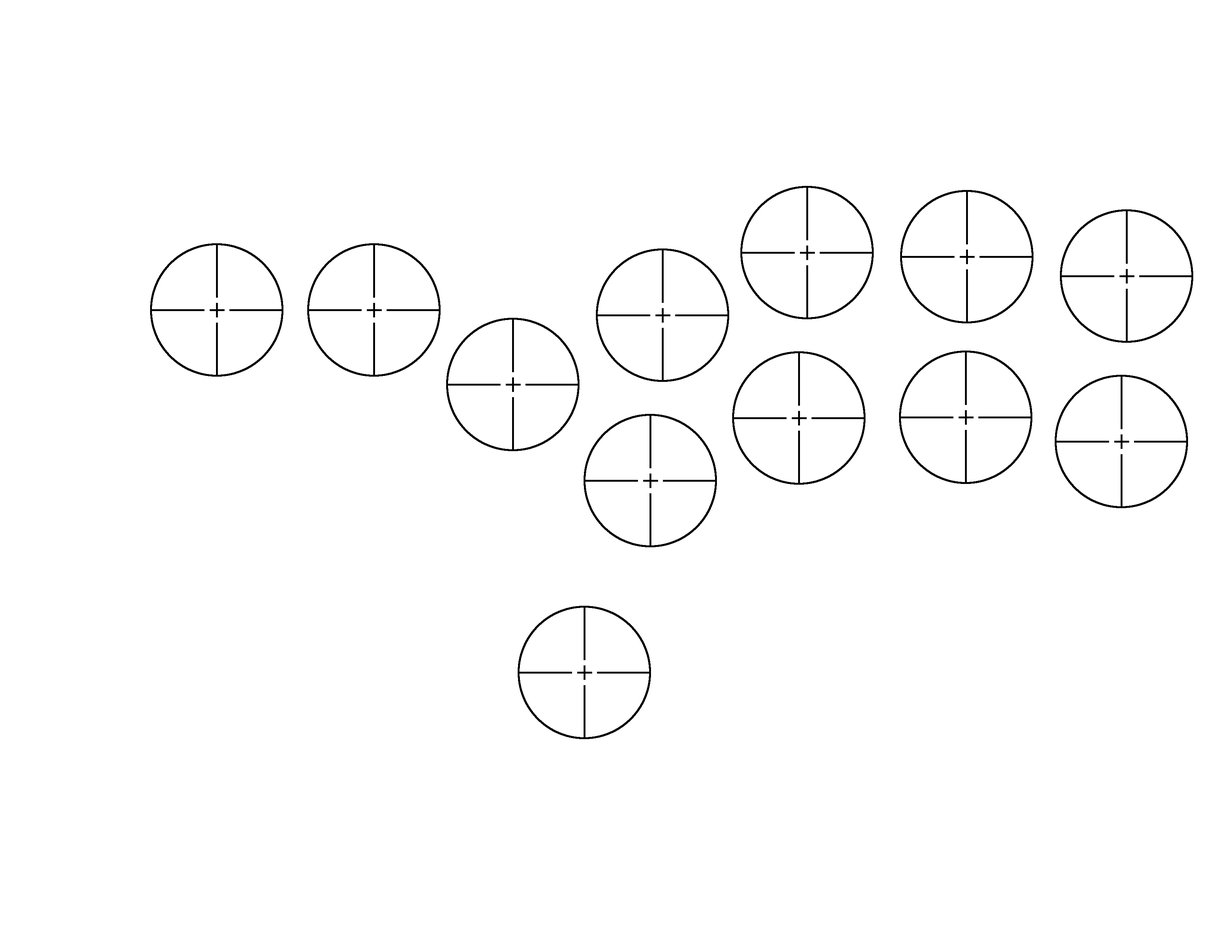
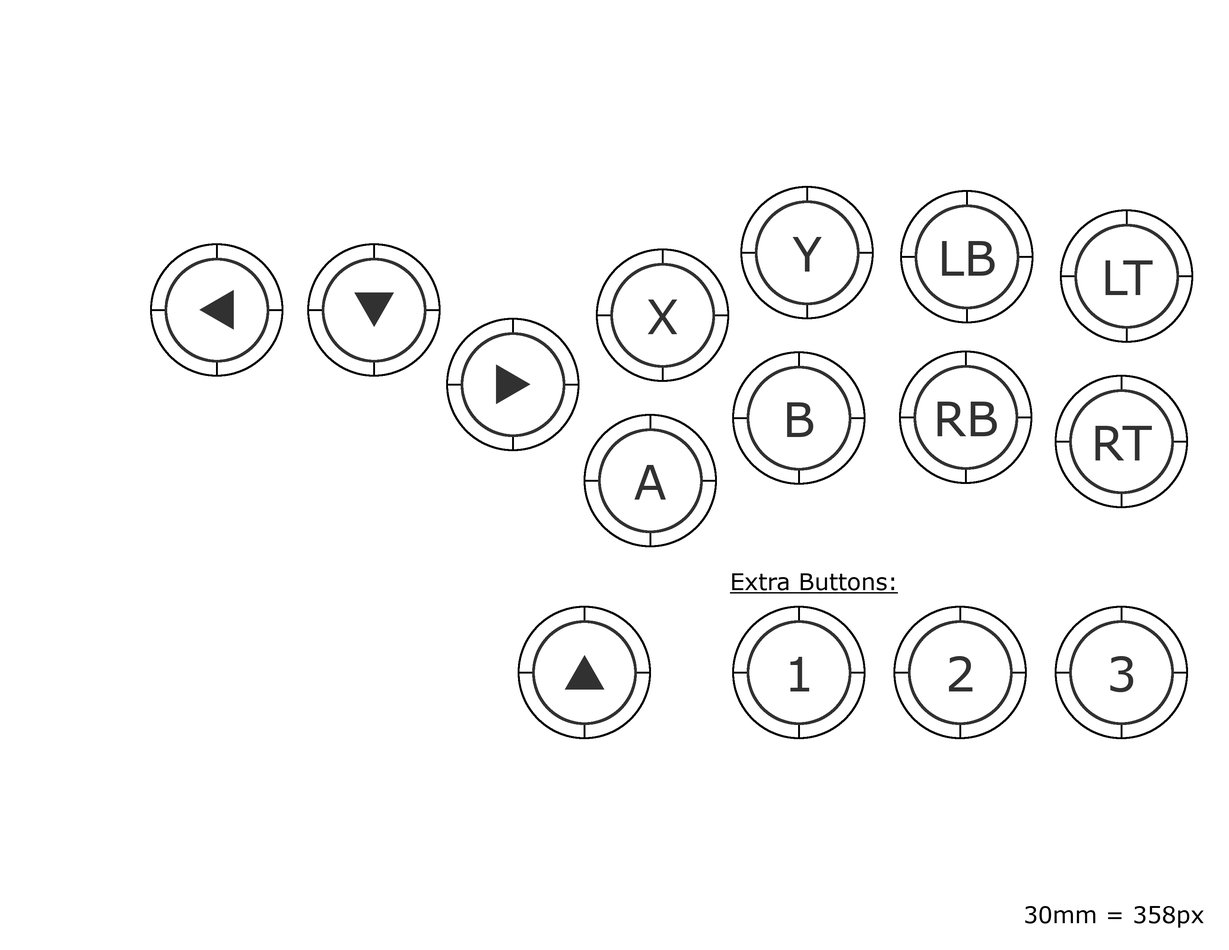
Layer changes from the first 1229px x 950px image to the second:
added layer "Up Button Label" in group "Directional Buttons" over [532, 620, 637, 725]
added layer "Down Button Label" in group "Directional Buttons" over [321, 257, 427, 363]
added layer "Left Button Label" in group "Directional Buttons" over [164, 257, 270, 363]
added layer "Right Button Label" in group "Directional Buttons" over [460, 332, 566, 437]
added layer "Bottom Action Button 4 Label" in group "Bottom Action Buttons" over [1069, 389, 1175, 494]
added layer "Bottom Action Button 3 Label" in group "Bottom Action Buttons" over [913, 365, 1019, 470]
added layer "Bottom Action Button 2 Label" in group "Bottom Action Buttons" over [746, 365, 852, 471]
added layer "Bottom Action Button 1 Label" in group "Bottom Action Buttons" over [598, 428, 703, 534]
added layer "Top Action Button 4 Label" in group "Top Action Buttons" over [1074, 223, 1180, 329]
added layer "Top Action Button 3 Label" in group "Top Action Buttons" over [914, 204, 1020, 310]
added layer "Top Action Button 2 Label" in group "Top Action Buttons" over [755, 200, 860, 306]
added layer "Top Action Button 1 Label" in group "Top Action Buttons" over [610, 262, 716, 368]
added group "Extra Action Buttons" with 9 layers above "Extra Buttons:" over [732, 605, 1189, 740]
added layer "Extra Action Button 1 Label" in group "Extra Action Buttons" over [746, 620, 852, 725]
added layer "Extra Action Button 1" in group "Extra Action Buttons" over [732, 605, 866, 740]
added layer "Extra Action Button 2 Label" in group "Extra Action Buttons" over [908, 620, 1013, 725]
added layer "Extra Action Button 2" in group "Extra Action Buttons" over [893, 605, 1028, 740]
added layer "Extra Action Button 3 Label" in group "Extra Action Buttons" over [1069, 620, 1175, 725]
added layer "Extra Action Button 3" in group "Extra Action Buttons" over [1054, 605, 1189, 740]
…and 17 more changes (17 added)
